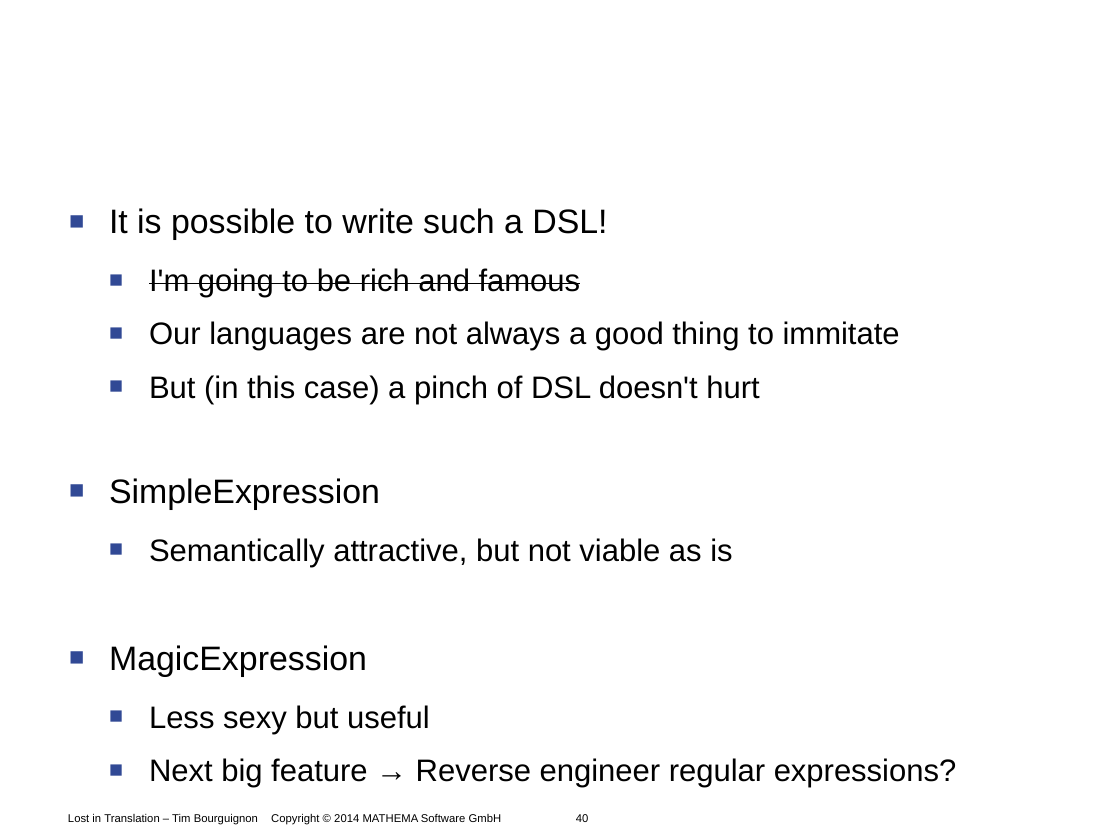
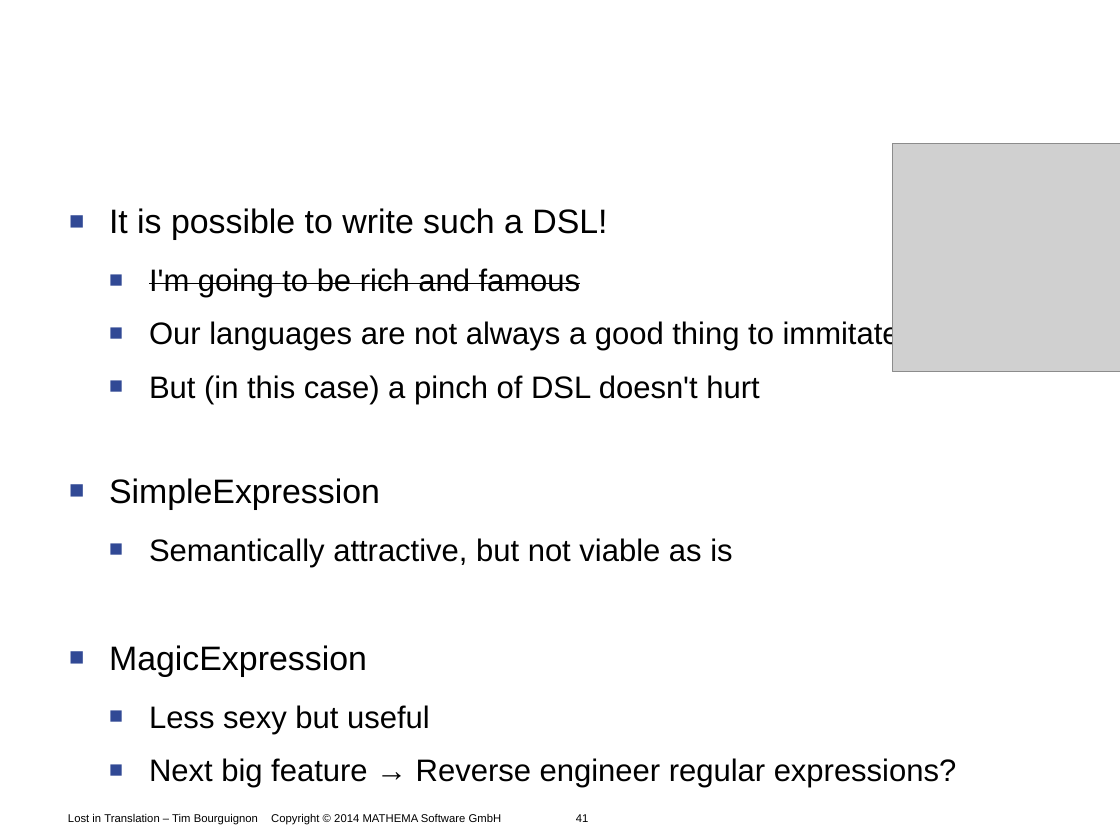
Before and after one commit to Timothep/Talk.LostInTranslation, a slide deck: slide 41 of LostInTranslation.odp (slide 40 before the commit). Drawn at 1120x840 pixels with LibreOffice and Linux fonts; fonts in the diff are those of the drawing; grey boxes stand for pictures; background and template pictures are left out. Boxes give left, top, right and bottom in pixels: in the first picture for what was removed or moved away, otherwise in the second. Text is boxed around its words. In the diff, an @@ line names an element or a change of style, - is before the commit and + after.

```diff
--- a/LostInTranslation.odp
+++ b/LostInTranslation.odp
@@ picture added at [892, 144, 1120, 372] @@
@@ text at [68, 813, 589, 825]: text changed @@
-Lost in Translation – Tim Bourguignon Copyright © 2014 MATHEMA Software GmbH 40
+Lost in Translation – Tim Bourguignon Copyright © 2014 MATHEMA Software GmbH 41
```
Also in this commit, not shown: 7 other slides changed, 1 slide added, 1 other file.
